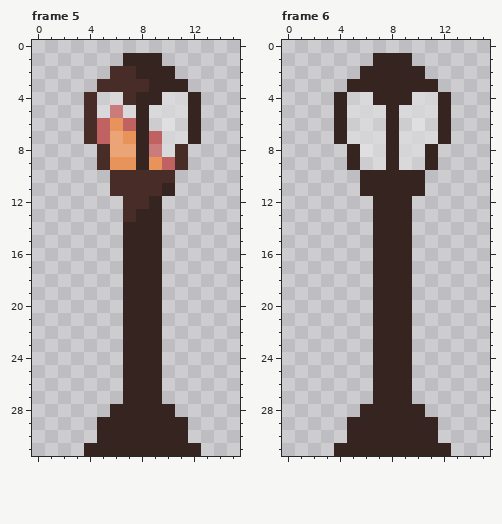
A pixel-art file gets an edit: EverlastingRejuvenation_Art/Environment/Lamppost.aseprite. Above is the file before it was changed.
16x32 pixels, 6 frames. Colours within 5 levels of each other are drawn and written as one. Shown: frame 5, frame 6. The commit also changed other frames, which this record leaves out.
New version:
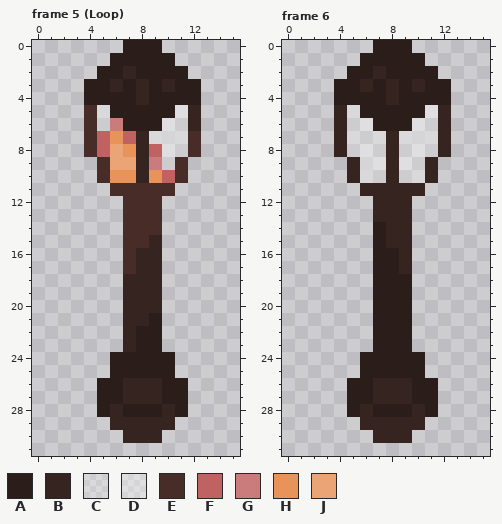
Palette (. is transparent): A #2b1d1a  B #362420  C #ffffff3c  D #ffffff5c  E #472c27  F #c06262  G #ca7c7c  H #e79359  J #eba475
From old to new:
Changed rows in their new state; - is an unchanged pixel.
Frame 5 (Loop), layers "Post", "Glass", "Fire":
first column x 4:
 0 ---AAA---
 1 --AAAAA--
 2 -AABAAAA-
 3 AABABA-AA
 4 AAAA-AAAA
 5 --AAAAAD-
 6 -CGAAA---
 7 --HF-C--E
 8 EF-H-FDCE
 9 --JJ-GC--
10 -EHHBHFE-
11 ------E--
12 -----E---
13 ----EE---
14 ---EEE---
15 ---EE----
16 ---E-----
17 ---E-----
first column x 4:
21 -----A---
22 ----AA---
23 ----AA---
24 --AAAAA--
25 --AAAAA--
26 -AA---AA-
27 -AA---AA-
28 -A-AAA-A-
29 -.-----.-
30 -..---..-
31 .........
Frame 6, layers "Post", "Glass":
first column x 4:
 0 ---AAA---
 1 --AAAAA--
 2 -AA-AAAA-
 3 AA-A-A-AA
 4 AAAA-AAAA
 5 --AAAAAD-
 6 --DAAA---
 7 --C------
 8 BC-C-CDCB
 9 --DD-D---
10 -BCC-CCB-
first column x 4:
14 ---A-----
15 ---A-----
16 ---AA----
17 ---AA----
18 ---AAA---
19 ---AAA---
20 ---AAA---
21 ---AAA---
22 ---AAA---
23 ---AAA---
24 --AAAAA--
25 --AAAAA--
26 -AA---AA-
27 -AA---AA-
28 -A-AAA-A-
29 -.-----.-
30 -..---..-
31 .........
Where, in picture pixels (left, top, right, bottom), the same in both pictures:
changed: (84, 40, 201, 274)
changed: (84, 313, 201, 456)
changed: (334, 40, 451, 456)
